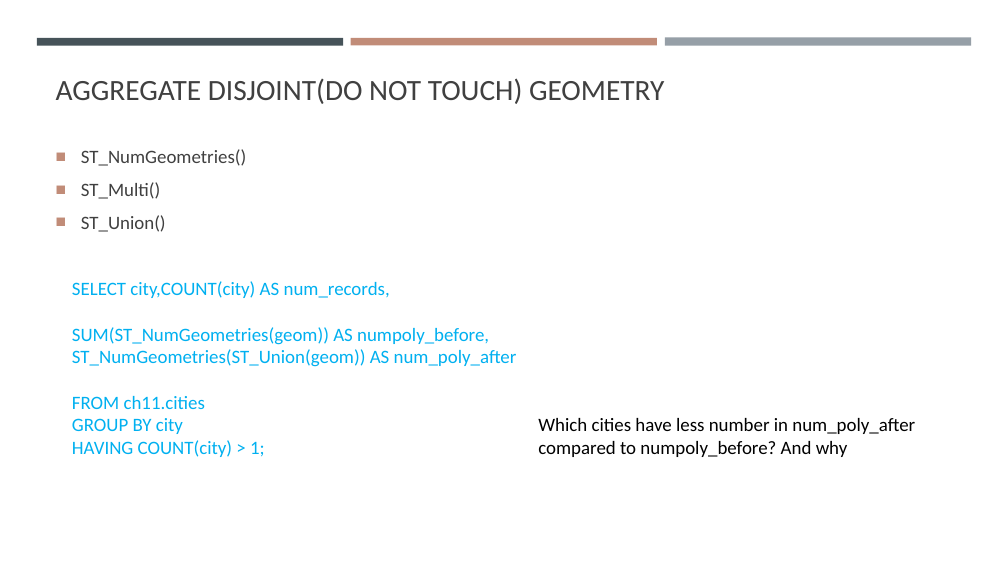
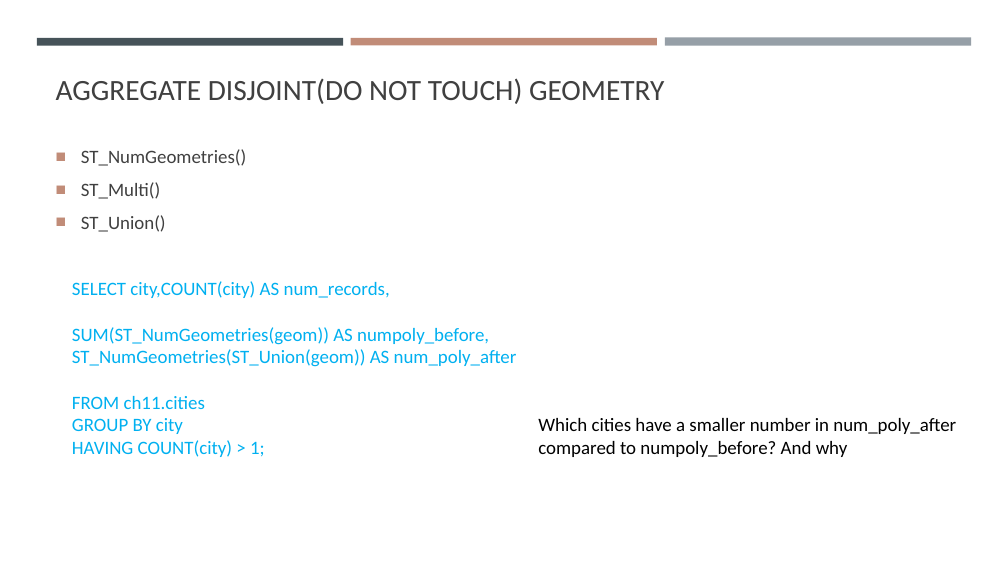
Before and after one commit to gisynw/ssj-376, a slide deck: slide 18 of docs/Lectures/Week09/Week09_GeometryProcessing.pptx. Drawn at 1008x567 pixels with LibreOffice and Linux fonts; fonts in the diff are those of the drawing. Boxes give left, top, right and bottom in pixels: in the first picture for what was removed or moved away, otherwise in the second. Text is boxed around its words. In the diff, an @@ line names an element or a change of style, - is before the commit and + after.

```diff
--- a/docs/Lectures/Week09/Week09_GeometryProcessing.pptx
+++ b/docs/Lectures/Week09/Week09_GeometryProcessing.pptx
@@ text at [538,418,956,457]: text changed @@
-Which cities have less number in num_poly_after compared to numpoly_before? And why
+Which cities have a smaller number in num_poly_after compared to numpoly_before? And why
```
Also in this commit, not shown: 5 other slides changed.
